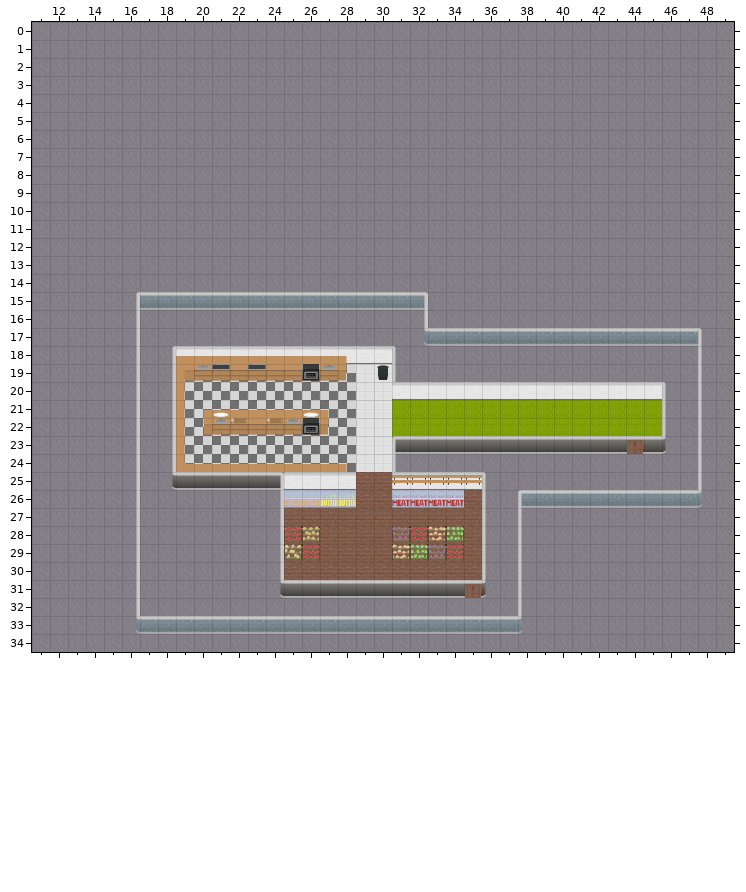
Two states of a Tiled map, tests/bin/main/v2/map.tmx. Above: the version before the commit.
Cells are 32x32 px. Shown: x 11..49, y 0..34.
After the commit:
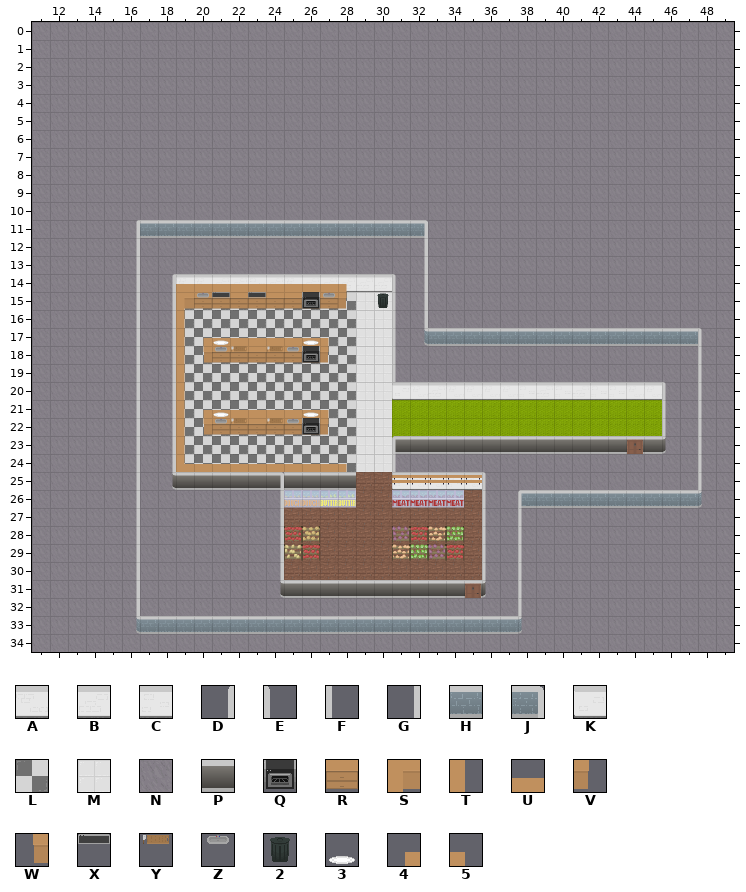
Key: from "background": A 0, B 1, C 2, D 3, E 4, F 9, G 10, H 11, J 13, K 15, L 18, M 24, N 26, P 28; from "objects": Q 0, R 6, S 8, T 9, U 13, V 14, W 15, X 16, Y 19, Z 20, 2 24, 3 33 flipped up-down, 4 34, 5 35.
_ is an empty cell, # one hidden under a higher layer.
The edit:
Layer "floor":
y 14: x 19..30 NNNNNNNNNNNN -> ############
y 15: x 19..30 ############ -> LLLLLLLLLLMM
y 16..17: x 19..30 NNNNNNNNNNNN -> LLLLLLLLLLMM
y 18: x 19..28 ########## -> LLLLLLLLLL
Layer "wall_f":
y 11: x 16..32 _________________ -> DHHHHHHHHHHHHHHHJ
y 12..14: x 16 _ -> G; x 32 _ -> G
y 15: x 17..32 HHHHHHHHHHHHHHHJ -> _______________G
y 25: x 25..28 ____ -> PPPP
Layer "wall_b":
y 14: x 18..31 ______________ -> DAABBCBABBBBBE
y 15..17: x 18 _ -> G; x 31 _ -> F
y 18: x 19..30 AABBCBABBBBB -> ____________
y 25: x 25..28 KKAB -> ____
Layer "countertop":
y 14: x 19..28 __________ -> UUUUUUUUU5
y 15: x 19..27 _________ -> SRRRRRRRR
y 16..17: x 19 _ -> T
y 18: x 19..28 UUUUUUUUU5 -> TWRRRRRRV_
y 19: x 19..27 SRRRRRRRR -> T________
Layer "countertop_f":
y 17: x 20..27 ________ -> 4UUUUUU5
Layer "station":
y 15: x 20..21 __ -> ZX; x 23 _ -> X; x 26..28 ___ -> QZV; x 30 _ -> 2
y 18: x 21..22 __ -> ZY; x 24..26 ___ -> YZQ
y 19: x 20..21 ZX -> __; x 23 X -> _; x 26..28 QZV -> ___; x 30 2 -> _
Layer "station_f":
y 17: x 21 _ -> 3; x 26 _ -> 3
